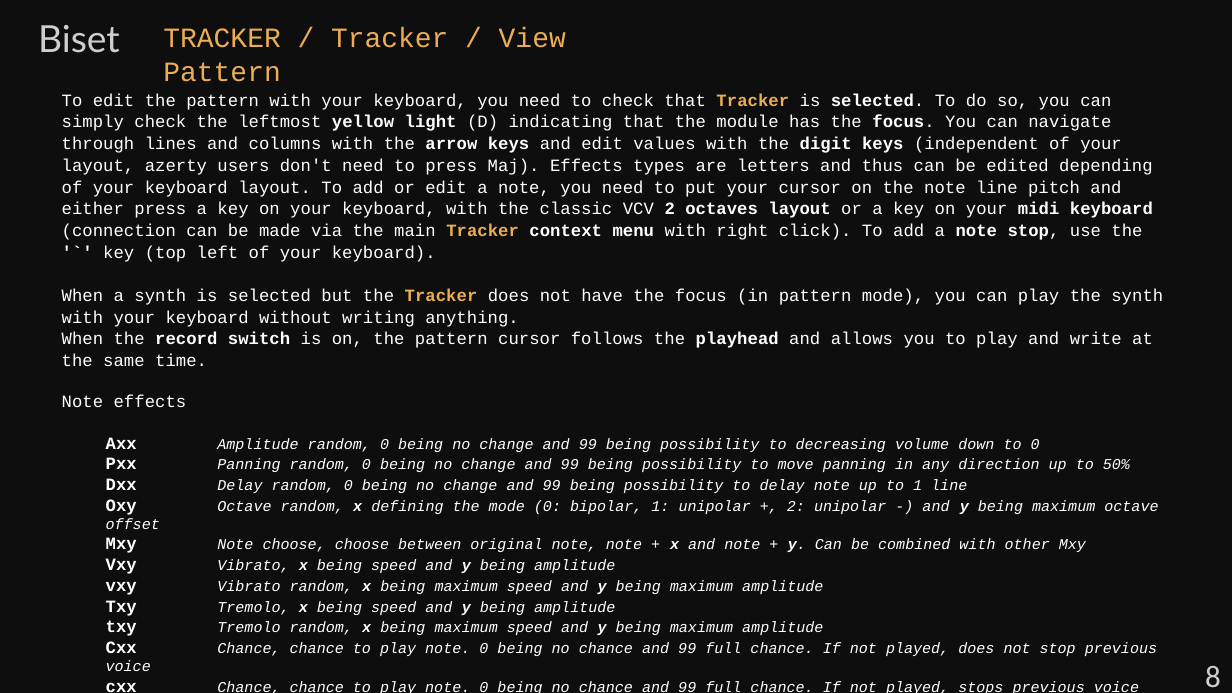
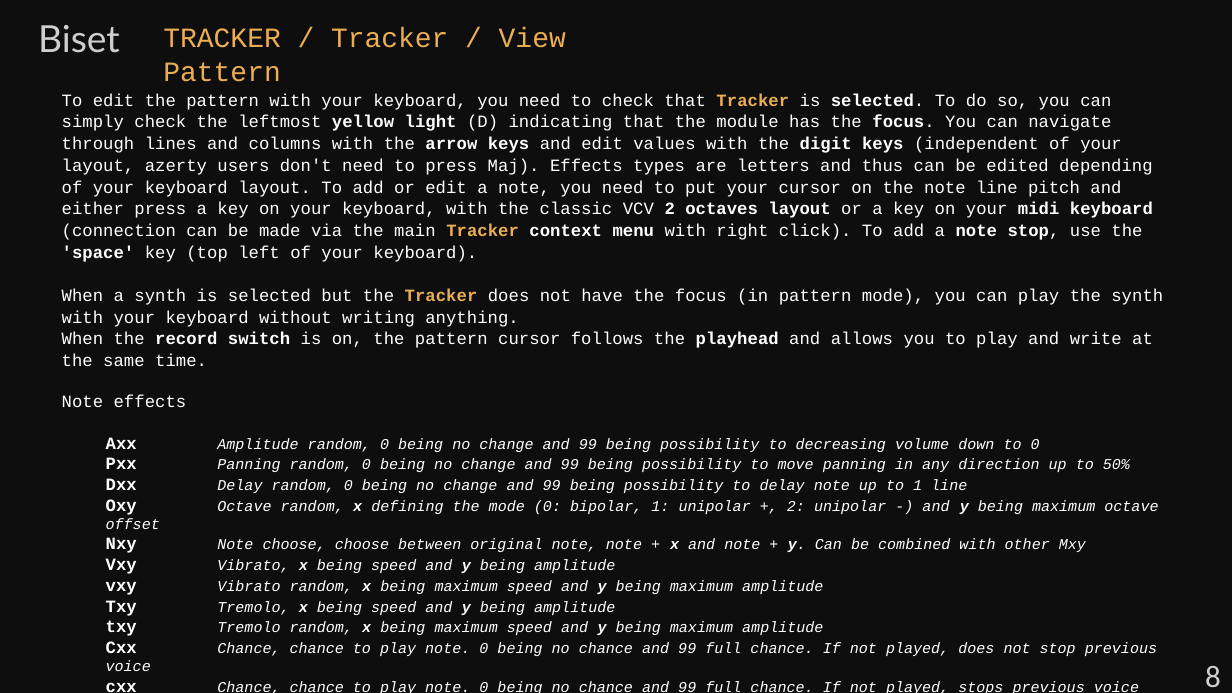
Before and after one commit to gibbonjoyeux/VCV-Biset, a slide deck: slide 9 of doc/Manual-Tracker.odp. Drawn at 1232x693 pixels with LibreOffice and Linux fonts; fonts in the diff are those of the drawing. Boxes give left, top, right and bottom in pixels: in the first picture for what was removed or moved away, otherwise in the second. Text is boxed around its words. In the diff, an @@ line names an element or a change of style, - is before the commit and + after.

Commit message:
[~]Tracker: added context menu help

```diff
--- a/doc/Manual-Tracker.odp
+++ b/doc/Manual-Tracker.odp
@@ text at box(62, 94, 1153, 262): text changed @@
-To edit the pattern with your keyboard, you need to check that Tracker is selected. To do so, you can simply check the leftmost yellow light (D) indicating that the module has the focus. You can navigate through lines and columns with the arrow keys and edit values with the digit keys (independent of your layout, azerty users don't need to press Maj). Effects types are letters and thus can be edited depending of your keyboard layout. To add or edit a note, you need to put your cursor on the note line pitch and either press a key on your keyboard, with the classic VCV 2 octaves layout or a key on your midi keyboard (connection can be made via the main Tracker context menu with right click). To add a note stop, use the '`' key (top left of your keyboard).
+To edit the pattern with your keyboard, you need to check that Tracker is selected. To do so, you can simply check the leftmost yellow light (D) indicating that the module has the focus. You can navigate through lines and columns with the arrow keys and edit values with the digit keys (independent of your layout, azerty users don't need to press Maj). Effects types are letters and thus can be edited depending of your keyboard layout. To add or edit a note, you need to put your cursor on the note line pitch and either press a key on your keyboard, with the classic VCV 2 octaves layout or a key on your midi keyboard (connection can be made via the main Tracker context menu with right click). To add a note stop, use the 'space' key (top left of your keyboard).
@@ text at box(106, 538, 1086, 553): text changed @@
-Mxy Note choose, choose between original note, note + x and note + y. Can be combined with other Mxy
+Nxy Note choose, choose between original note, note + x and note + y. Can be combined with other Mxy
```
Also in this commit, not shown: 4 other files.
